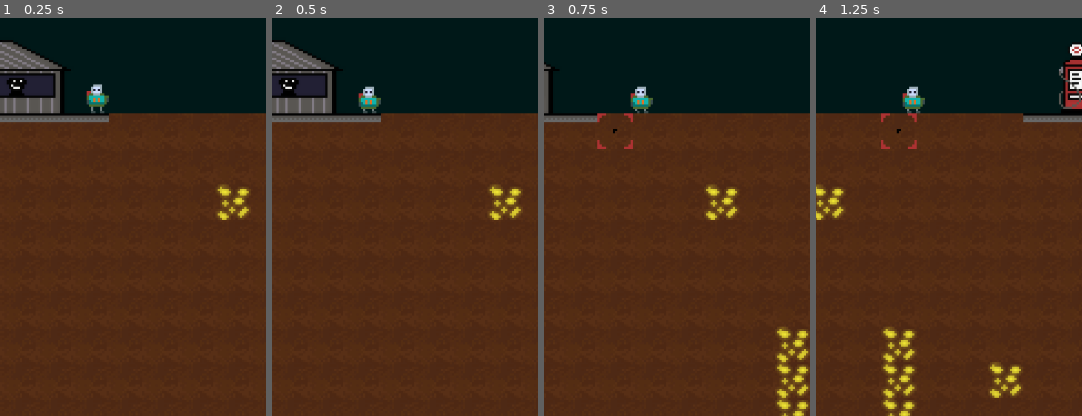
Above: before the commit, frames 1-4 (left to right).
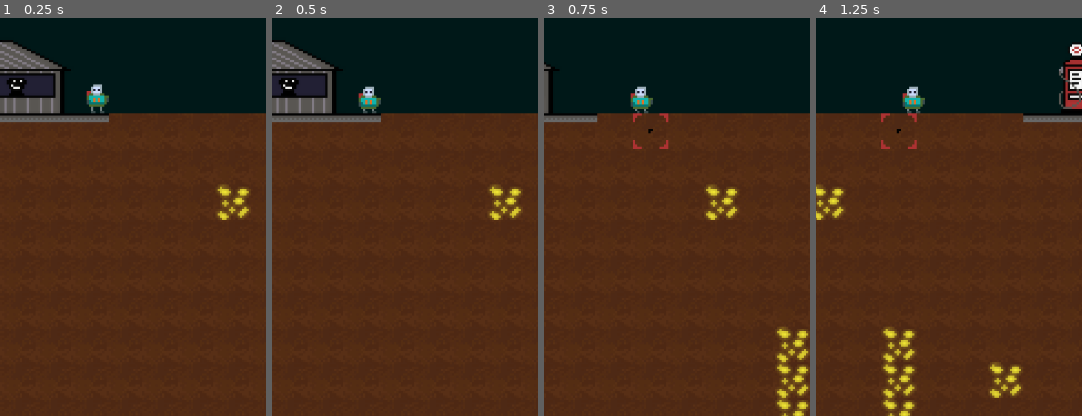
Above: after the commit, the same moments.

Repository: brikr/ludum-dare-57
Game: Godot game, scene res://scenes/main/main.tscn
The game is run twice, just before and just after one commit, with the same random seed, the same clock (stepped at 60 frames per second) and the same inputs.
Inputs (mouse positions are % of the whole screen's width and height, from its top left):
- Up to frame 1 (0.25 s): no input
- Up to frame 2 (0.5 s): no input
- Up to frame 3 (0.75 s): tap Enter at 0.5 s; move the mouse to (45, 70) at 0.52 s; press the mouse at (45, 70) at 0.53 s; hold D (move_right) from 0.53 s (still down)
- Up to frame 4 (1.25 s): keep holding D (move_right); tap Space (jump) at 0.77 s
The pictures show only the part of the screen within x 32-82%, y 39-89%; the shares and areas given below are measured in that part.

Frames 1-2 are identical in both runs. In frame 3, 0.4% of the frame differs, in the area x 19-47%, y 23-33%; in frame 4, nothing differs.

Commit message:
better dig aiming

Diff:
--- a/scenes/player/player.gd
+++ b/scenes/player/player.gd
@@ -234,7 +234,7 @@
     respawn()
 
   var targeted_tile = get_targeted_tile()
-  if targeted_tile.is_diggable():
+  if targeted_tile && targeted_tile.is_diggable():
     # show crosshair
     $HighlightedTile.visible = true
     $HighlightedTile.global_position = GameState.map_coords_to_global_position(targeted_tile.coords)
@@ -245,14 +245,36 @@
 
 func get_targeted_tile() -> Tile:
   var mouse_global_pos = get_global_mouse_position()
-  # closest tile in the direction of the mouse
-  var closest_tile_global_pos = Vector2(
-    move_toward(global_position.x, mouse_global_pos.x, Constants.TILE_WIDTH),
-    move_toward(global_position.y, mouse_global_pos.y, Constants.TILE_WIDTH),
-  )
-  var hovered_tile_coords = GameState.global_position_to_map_coords(closest_tile_global_pos)
-  return GameState.map[hovered_tile_coords]
-
+  var player_tile_coords = GameState.global_position_to_map_coords(global_position)
+  # if the actual hovered tile is next to the player, highlight it
+  var hovered_tile_coords = GameState.global_position_to_map_coords(mouse_global_pos)
+  if (hovered_tile_coords - player_tile_coords).length() == 1:
+      return GameState.map.get(hovered_tile_coords)
+  # otherwise, highlight a tile in roughly the mouse direction (but with equal angle ranges given to each tile)
+  var target_offset = angle_to_tile_offset(get_angle_to(mouse_global_pos))
+  var preferred_tile_coords = player_tile_coords + target_offset
+  return GameState.map.get(preferred_tile_coords)
+
+func angle_to_tile_offset(angle: float) -> Vector2i:
+  # Normalize the angle to range [0, 2π)
+  angle = fposmod(angle + PI * 2, PI * 2)
+
+  # Each sector is 45 degrees (π/4 radians)
+  var sector = int(round(angle / (PI / 4))) % 8
+
+  # Map the sector index to a direction vector
+  var direction_vectors = [
+      Vector2i(1, 0),    # 0 → Right
+      Vector2i(1, 1),    # 1 → Down-Right
+      Vector2i(0, 1),    # 2 → Down
+      Vector2i(-1, 1),   # 3 → Down-Left
+      Vector2i(-1, 0),   # 4 → Left
+      Vector2i(-1, -1),  # 5 → Up-Left
+      Vector2i(0, -1),   # 6 → Up
+      Vector2i(1, -1),   # 7 → Up-Right
+  ]
+
+  return direction_vectors[sector]
 
 func clamp_to_world():
   position = position.clamp(
Binary file changed: assets/logo.aseprite
Binary file changed: assets/logo.png
